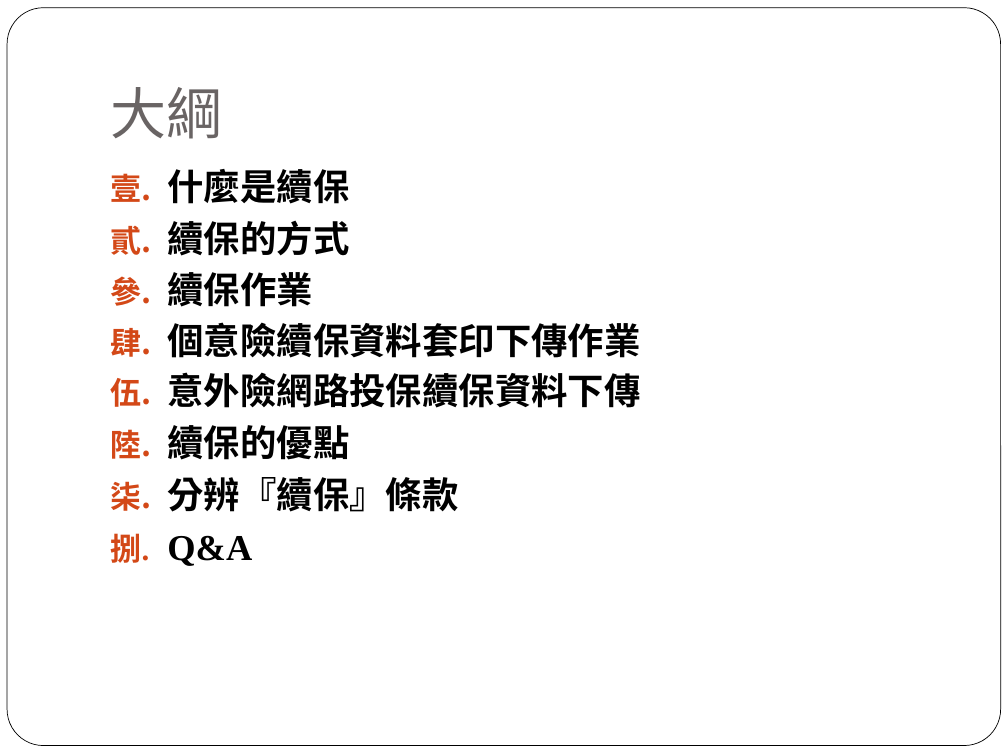
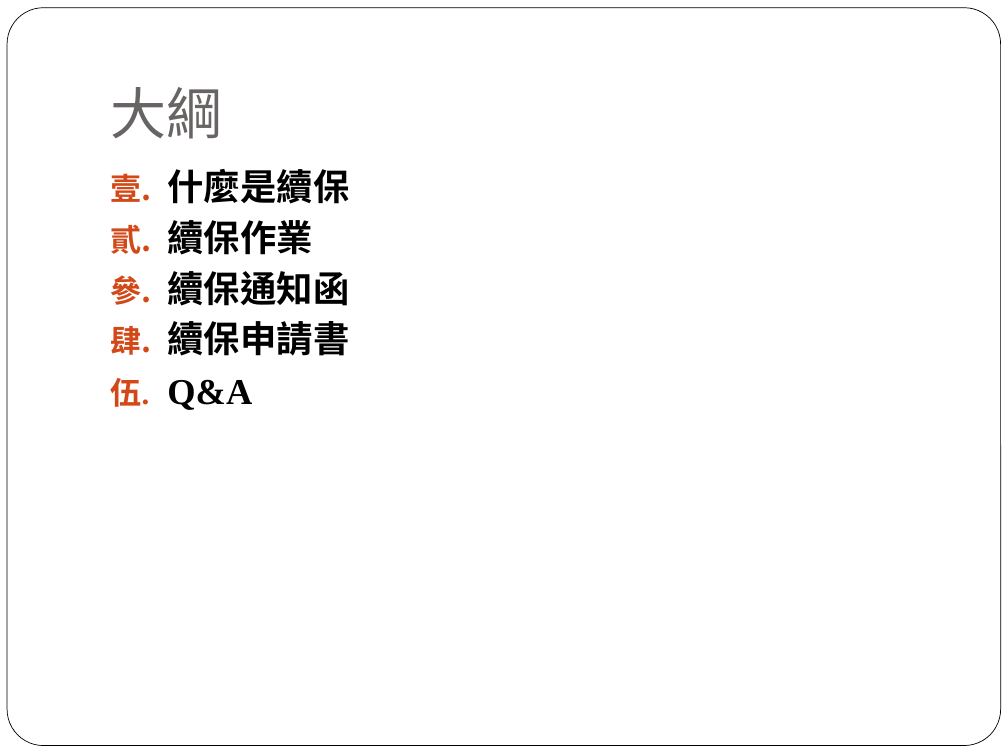
Before and after one commit to tale123456789/Resource, a slide deck: slide 2 of 續保作業.pptx. Drawn at 1008x756 pixels with LibreOffice and Linux fonts; fonts in the diff are those of the drawing. Boxes give left, top, right and bottom in pixels: in the first picture for what was removed or moved away, otherwise in the second. Text is boxed around its words. In the diff, an @@ line names an element or a change of style, - is before the commit and + after.

```diff
--- a/續保作業.pptx
+++ b/續保作業.pptx
@@ text at (167, 220, 349, 256): paragraph removed @@
-2. 續保的方式
@@ text at (167, 271, 349, 356): text changed @@
-4. 個意險續保資料套印下傳作業
-5. 意外險網路投保續保資料下傳
-6. 續保的優點
-7. 分辨『續保』條款
+3. 續保通知函
+4. 續保申請書
```
Also in this commit, not shown: 7 other slides changed, 14 slides added, 9 slides removed, 1 other file.
